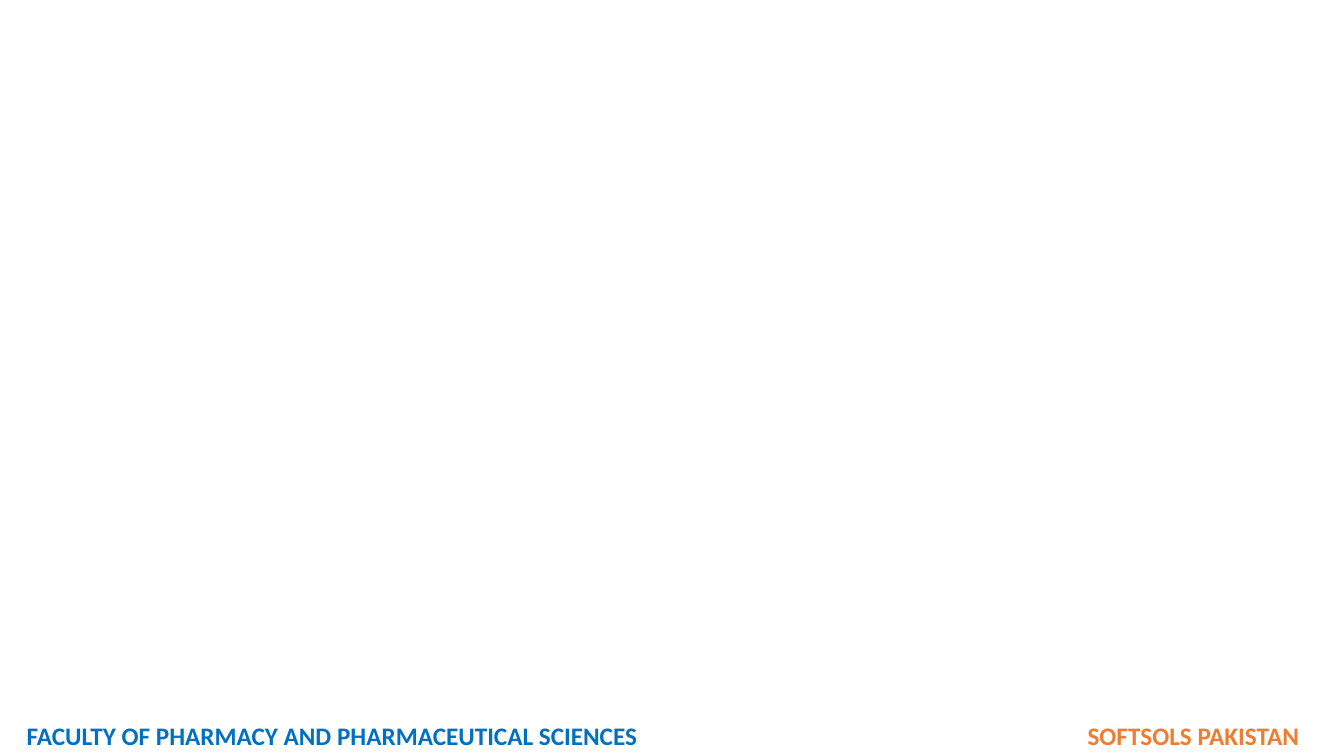
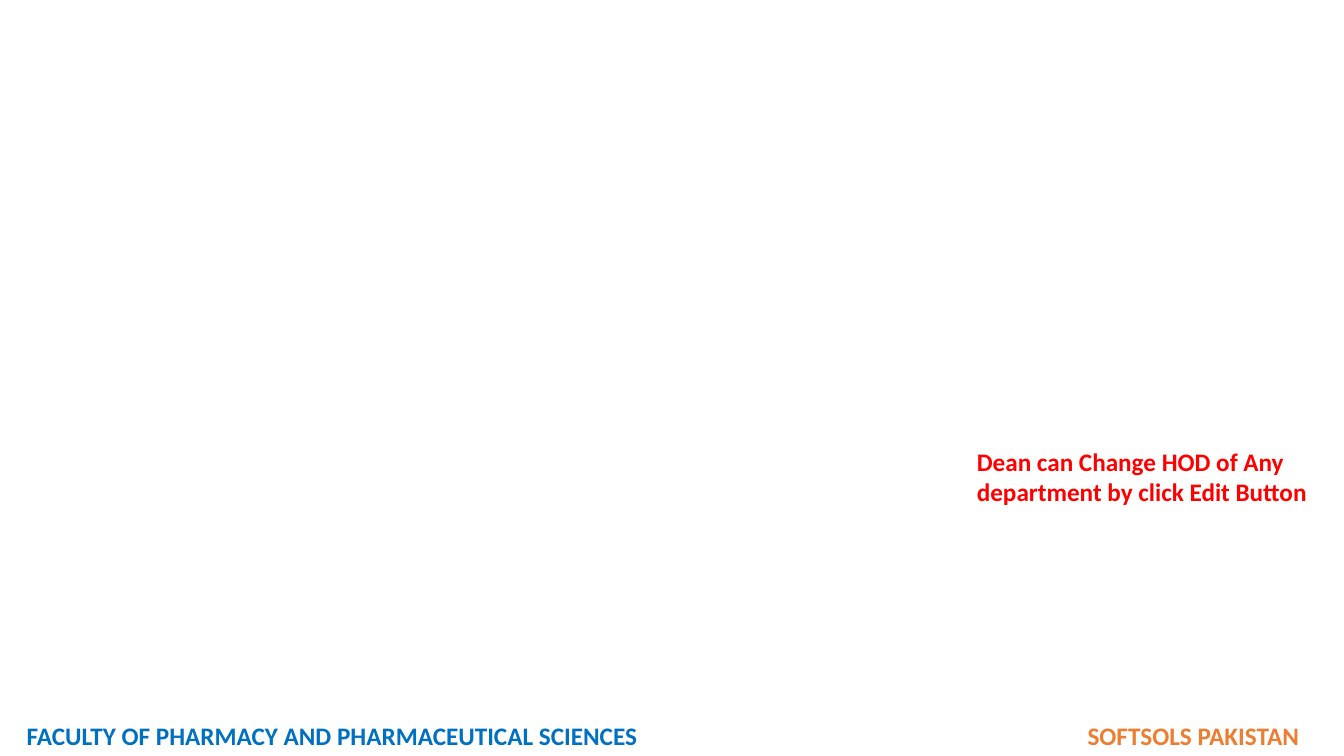
Before and after one commit to softsolspk1/fop, a slide deck: slide 5 of SUPER ADMIN ROLE - DEAN ROLE.pptx. Drawn at 1344x756 pixels with LibreOffice and Linux fonts; fonts in the diff are those of the drawing; background and template pictures are left out. Boxes give left, top, right and bottom in pixels: in the first picture for what was removed or moved away, otherwise in the second. Text is boxed around its words. In the diff, an @@ line names an element or a change of style, - is before the commit and + after.

```diff
--- a/SUPER ADMIN ROLE - DEAN ROLE.pptx
+++ b/SUPER ADMIN ROLE - DEAN ROLE.pptx
@@ text added at (x1=977, y1=453, x2=1307, y2=505), 18 pt, text #FF0000, bold @@
+Dean can Change HOD of Any department by click Edit Button
```
Also in this commit, not shown: 1 other file.
